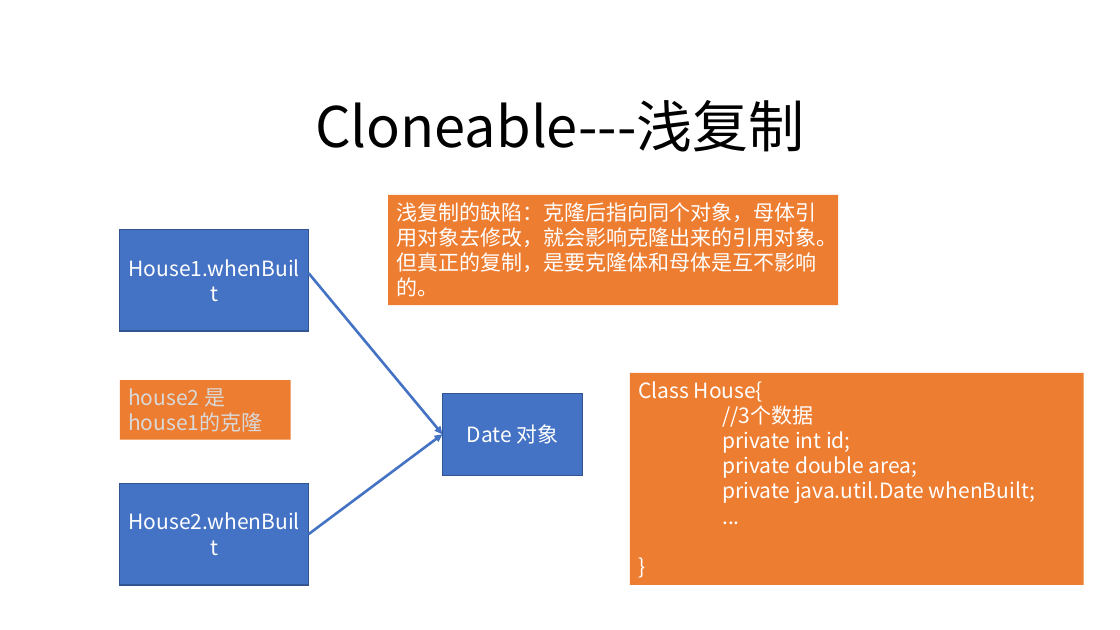
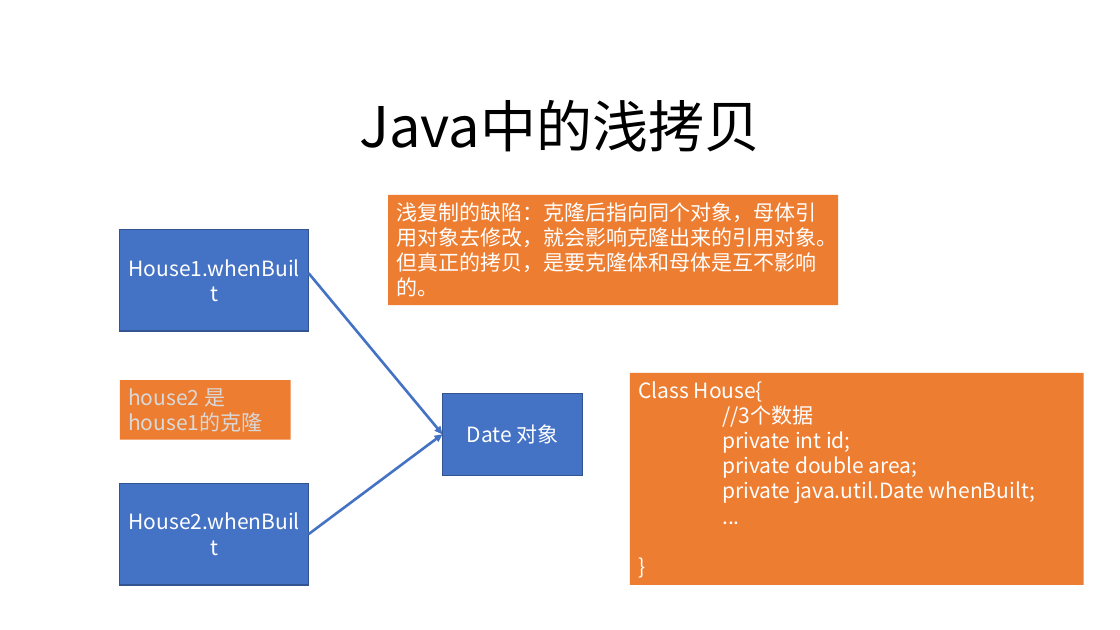
Before and after one commit to zjyesir/hmc_java_1, a slide deck: slide 23 of ppt/12.抽象类和接口.pptx (slide 22 before the commit). Drawn at 1120x630 pixels with LibreOffice and Linux fonts; fonts in the diff are those of the drawing; background and template pictures are left out. Boxes give left, top, right and bottom in pixels: in the first picture for what was removed or moved away, otherwise in the second. Text is boxed around its words. In the diff, an @@ line names an element or a change of style, - is before the commit and + after.

```diff
--- a/ppt/12.抽象类和接口.pptx
+++ b/ppt/12.抽象类和接口.pptx
@@ text at (360,100,761,152): text changed @@
-Cloneable---浅复制
+Java中的浅拷贝
@@ text in rectangle at (396,252,816,297): text changed @@
-但真正的复制，是要克隆体和母体是互不影响的。
+但真正的拷贝，是要克隆体和母体是互不影响的。
```
Also in this commit, not shown: 15 other slides changed, 6 slides added, 2 slides removed, 3 other files.
